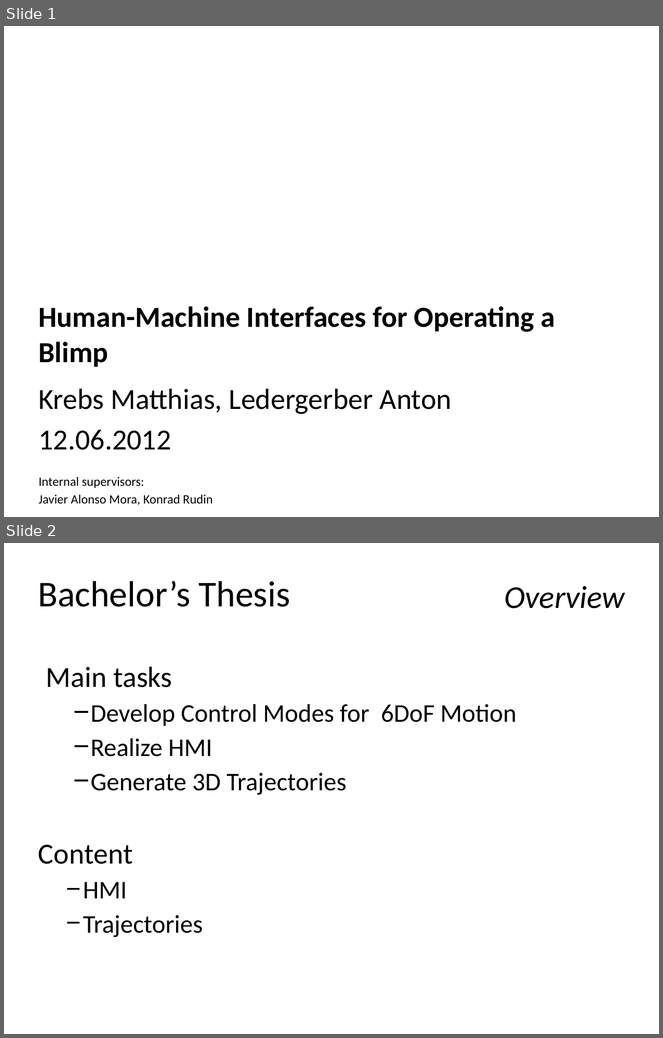
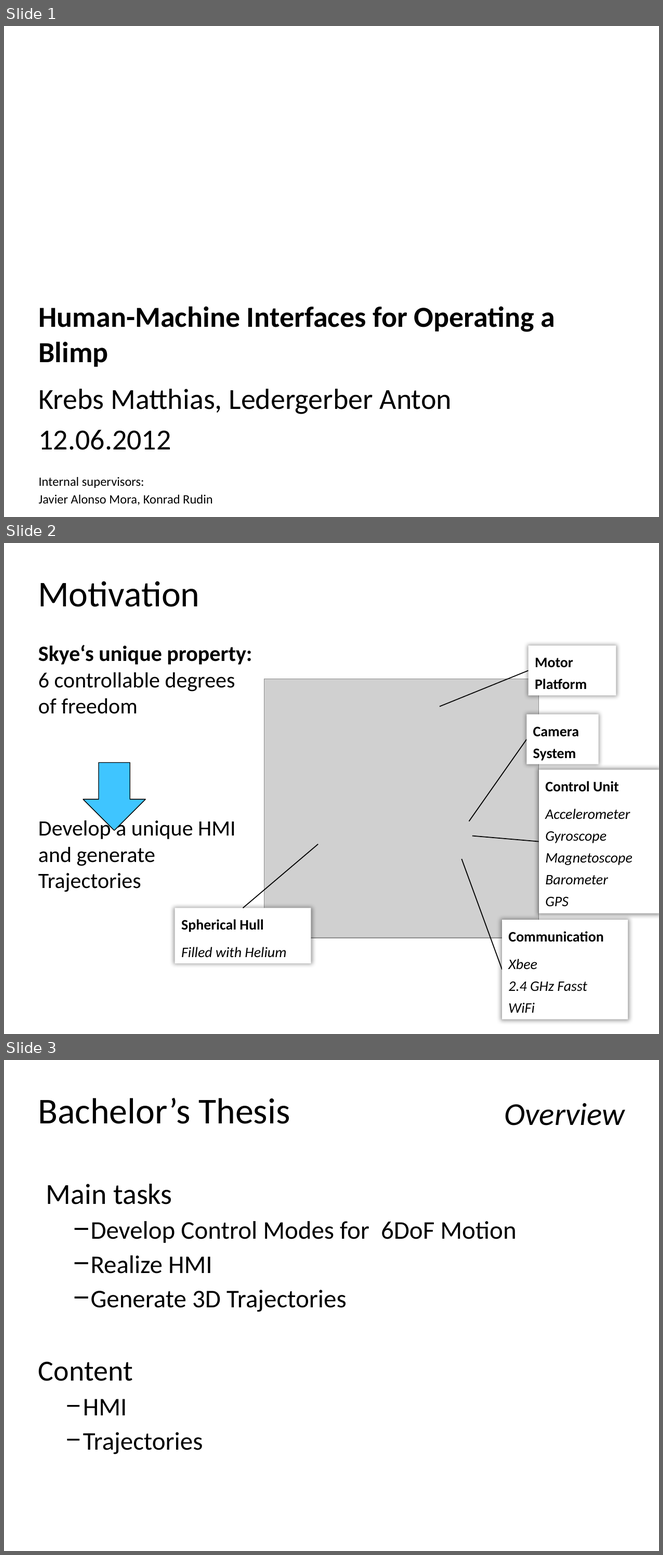
Before and after one commit to skye-HMI/BA-HMI, a slide deck: powerpoint/final_presentation.pptx. Shown one above the other, each under a label of ours: slides 1 and 2 before the commit, slides 1, 2 and 3 after it. The pictures are 663x1038 and 663x1555 pixels, drawn with LibreOffice and Linux fonts; fonts in the diff are those of the drawing; grey boxes stand for pictures; background and template pictures are left out. Boxes give left, top, right and bottom in pixels: in the first picture for what was removed or moved away, otherwise in the second. Text is boxed around its words. In the diff, an @@ line names an element or a change of style, - is before the commit and + after.

```diff
--- a/powerpoint/final_presentation.pptx
+++ b/powerpoint/final_presentation.pptx
@@ slide 2 added at box(4, 543, 659, 1034), background #FFFFFF @@
@@ title added at box(38, 581, 200, 607), 40 pt, text #000000 @@
+Motivation
@@ text added at box(38, 645, 252, 892), 24 pt, text #000000 @@
+Skye‘s unique property: 6 controllable degrees of freedom
+Develop a unique HMI and generate Trajectories
@@ down arrow added at box(83, 762, 145, 831), fill #3FC5FF, outline #000000 0.75 pt @@
@@ group added at box(175, 646, 659, 1020): 5 lines, 5 rectangles, 1 picture @@
+Camera System
+Motor Platform
+Control Unit
+Accelerometer
+Gyroscope
+Magnetoscope
+Barometer
+GPS
+Communication
+Xbee
+2.4 GHz Fasst
+WiFi
+Spherical Hull
+Filled with Helium
@@ page number added at box(520, 1021, 637, 1034), 8 pt, text #000000 @@
+2
@@ what was slide 2 is now slide 3 @@
```
Also in this commit, not shown: 3 slides changed, 1 other slide added.
